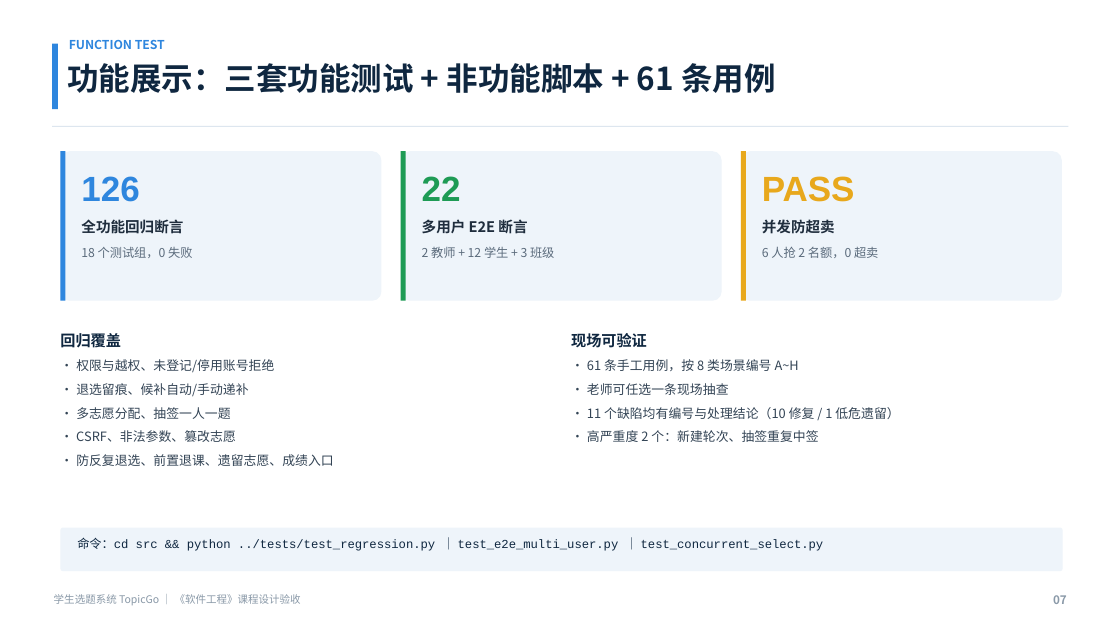
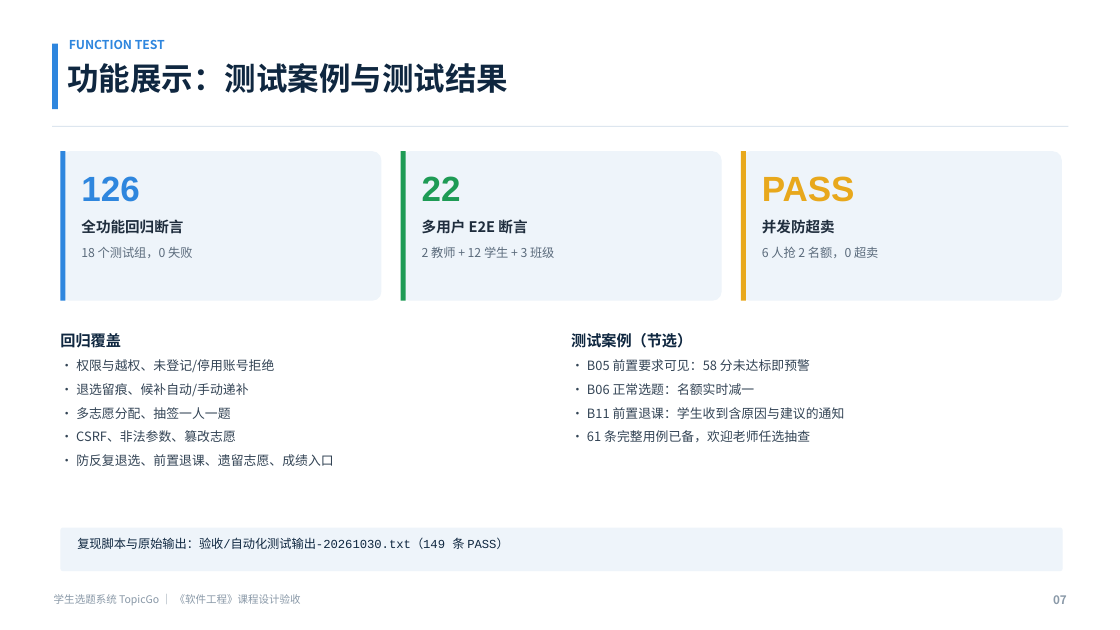
Before and after one commit to haixiaoyuntian/topicgo, a slide deck: slide 7 of student-topic-system/验收/TopicGo-验收汇报.pptx. Drawn at 1120x630 pixels with LibreOffice and Linux fonts; fonts in the diff are those of the drawing. Boxes give left, top, right and bottom in pixels: in the first picture for what was removed or moved away, otherwise in the second. Text is boxed around its words. In the diff, an @@ line names an element or a change of style, - is before the commit and + after.

Commit message:
docs: 按验收通知更新汇报 PPT 与验收材料（8 分钟口径）

```diff
--- a/student-topic-system/验收/TopicGo-验收汇报.pptx
+++ b/student-topic-system/验收/TopicGo-验收汇报.pptx
@@ text at (67, 63, 508, 93): text changed @@
-功能展示：三套功能测试 + 非功能脚本 + 61 条用例
+功能展示：测试案例与测试结果
@@ text at (571, 333, 845, 442): text changed @@
-现场可验证
-· 61 条手工用例，按 8 类场景编号 A~H
-· 老师可任选一条现场抽查
-· 11 个缺陷均有编号与处理结论（10 修复 / 1 低危遗留）
-· 高严重度 2 个：新建轮次、抽签重复中签
+测试案例（节选）
+· B05 前置要求可见：58 分未达标即预警
+· B06 正常选题：名额实时减一
+· B11 前置退课：学生收到含原因与建议的通知
+· 61 条完整用例已备，欢迎老师任选抽查
@@ text at (77, 537, 508, 549): text changed @@
-命令：cd src && python ../tests/test_regression.py ｜ test_e2e_multi_user.py ｜ test_concurrent_select.py
+复现脚本与原始输出：验收/自动化测试输出-20261030.txt（149 条 PASS）
```
Also in this commit, not shown: 11 other slides changed, 2 other files.
